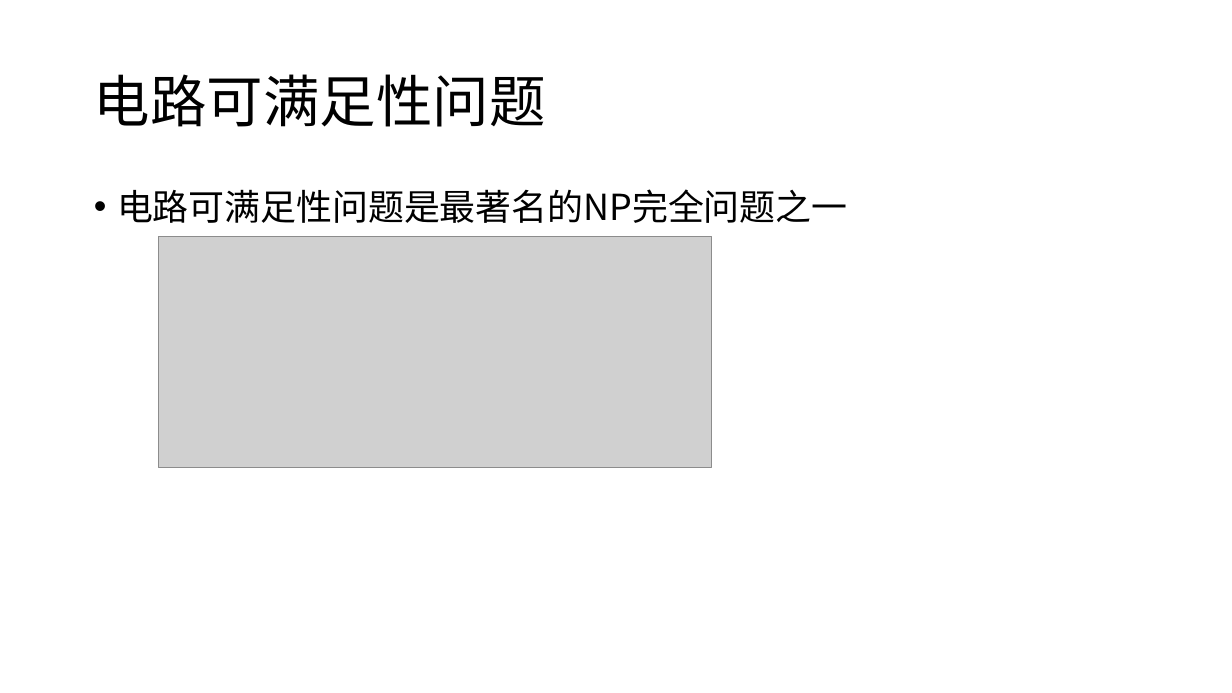
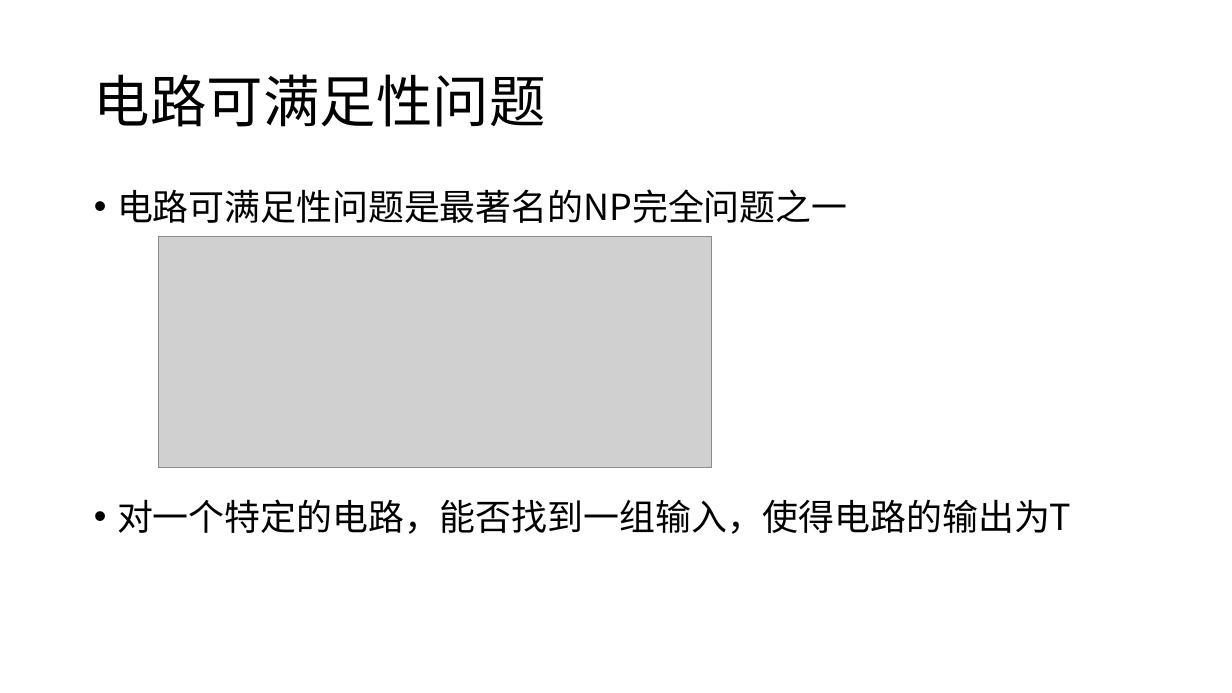
Before and after one commit to yberlin/hello-world, a slide deck: slide 8 of 数电/代数解析器与其密码学领域的应用.pptx. Drawn at 1232x693 pixels with LibreOffice and Linux fonts; fonts in the diff are those of the drawing; grey boxes stand for pictures. Boxes give left, top, right and bottom in pixels: in the first picture for what was removed or moved away, otherwise in the second. Text is boxed around its words. In the diff, an @@ line names an element or a change of style, - is before the commit and + after.

```diff
--- a/数电/代数解析器与其密码学领域的应用.pptx
+++ b/数电/代数解析器与其密码学领域的应用.pptx
@@ text at bbox=[117, 499, 1071, 534]: paragraph added @@
+• 对一个特定的电路，能否找到一组输入，使得电路的输出为T
```
Also in this commit, not shown: 1 other slide changed, 3 slides added, 1 slide removed.
